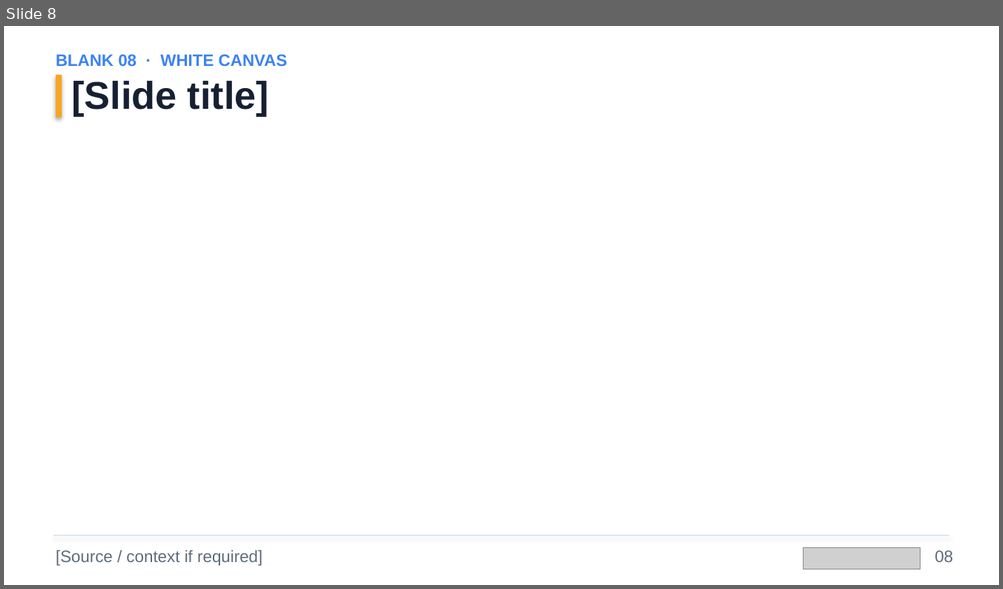
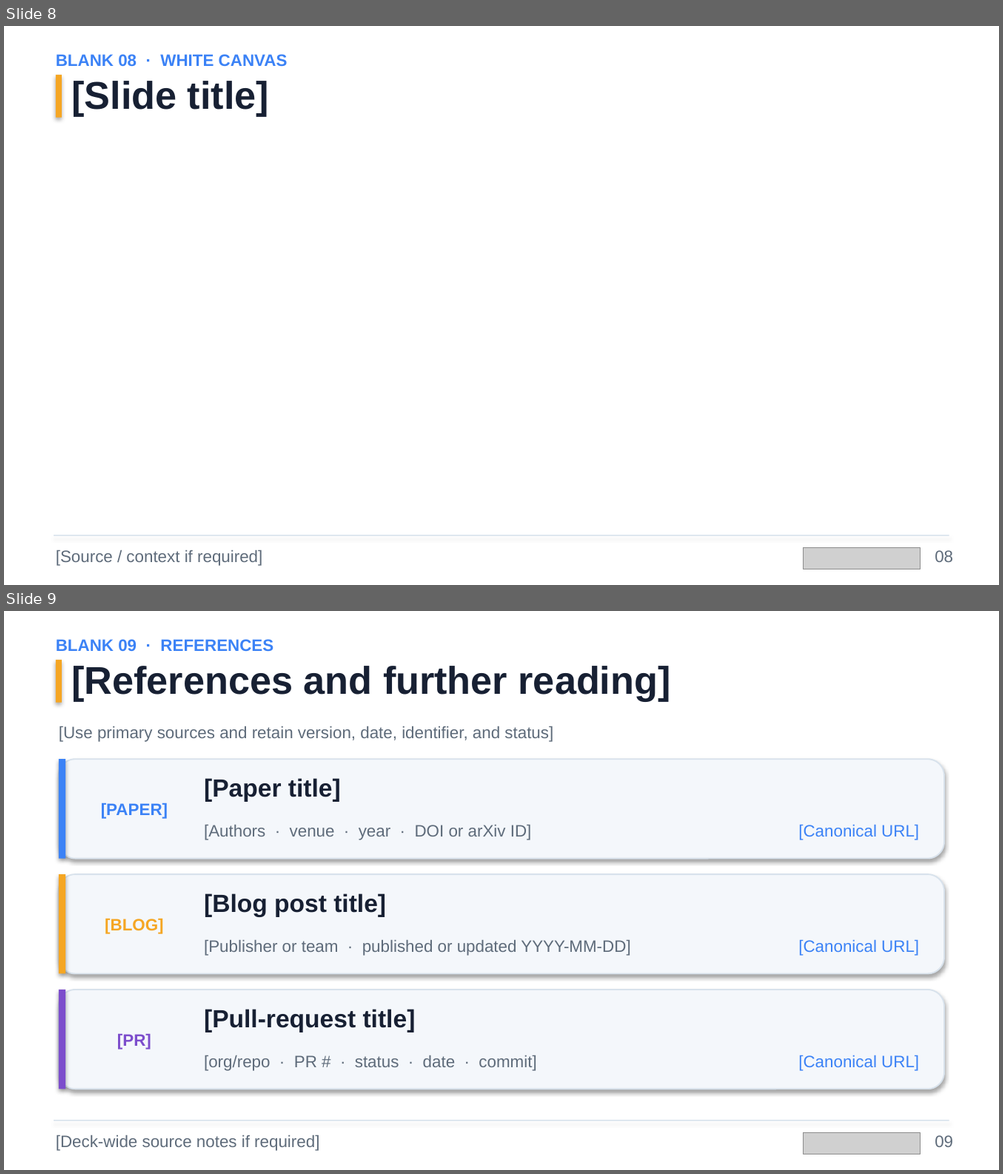
Before and after one commit to hsliuustc0106/hsliuustc0106-skills, a slide deck: skills/vllm-omni-deck/assets/vllm-omni-blank-template.pptx. Shown one above the other, each under a label of ours: slide 8 before the commit, slides 8 and 9 after it. The pictures are 1003x589 and 1003x1174 pixels, drawn with LibreOffice and Linux fonts; fonts in the diff are those of the drawing; grey boxes stand for pictures. Boxes give left, top, right and bottom in pixels: in the first picture for what was removed or moved away, otherwise in the second. Text is boxed around its words. In the diff, an @@ line names an element or a change of style, - is before the commit and + after.

Commit message:
Add references layout to vLLM-Omni deck

```diff
--- a/skills/vllm-omni-deck/assets/vllm-omni-blank-template.pptx
+++ b/skills/vllm-omni-deck/assets/vllm-omni-blank-template.pptx
@@ slide 9 added at bbox=[4, 611, 999, 1170], background #FFFFFF @@
@@ text added at bbox=[56, 639, 273, 651], 12 pt, text #3B82F6, bold @@
+BLANK 09 · REFERENCES
@@ rectangle added at bbox=[56, 660, 62, 703], fill #F5A623 @@
@@ text added at bbox=[71, 666, 671, 701], 28 pt, text #172033, bold @@
+[References and further reading]
@@ text added at bbox=[59, 726, 553, 742], 12 pt, text #5E6B7A @@
+[Use primary sources and retain version, date, identifier, and status]
@@ rounded rectangle added at bbox=[59, 759, 944, 859], fill #F4F7FB, outline #D8E2EC 1 pt @@
@@ rectangle added at bbox=[59, 759, 65, 859], fill #3B82F6 @@
@@ text added at bbox=[204, 778, 341, 801], 18 pt, text #172033, bold @@
+[Paper title]
@@ text added at bbox=[101, 803, 168, 819], 12 pt, text #3B82F6, bold @@
+[PAPER]
@@ text added at bbox=[204, 825, 532, 840], 12 pt, text #5E6B7A @@
+[Authors · venue · year · DOI or arXiv ID]
@@ text added at bbox=[798, 824, 919, 840], 12 pt, text #3B82F6 @@
+[Canonical URL]
@@ rounded rectangle added at bbox=[59, 874, 944, 974], fill #F4F7FB, outline #D8E2EC 1 pt @@
@@ rectangle added at bbox=[59, 874, 65, 974], fill #F5A623 @@
@@ text added at bbox=[204, 894, 386, 917], 18 pt, text #172033, bold @@
+[Blog post title]
@@ text added at bbox=[105, 918, 163, 934], 12 pt, text #F5A623, bold @@
+[BLOG]
@@ text added at bbox=[204, 940, 630, 956], 12 pt, text #5E6B7A @@
+[Publisher or team · published or updated YYYY-MM-DD]
@@ text added at bbox=[798, 940, 919, 956], 12 pt, text #3B82F6 @@
+[Canonical URL]
@@ rounded rectangle added at bbox=[59, 990, 944, 1089], fill #F4F7FB, outline #D8E2EC 1 pt @@
@@ rectangle added at bbox=[59, 990, 65, 1089], fill #7C4DCC @@
@@ text added at bbox=[204, 1009, 415, 1032], 18 pt, text #172033, bold @@
+[Pull-request title]
@@ text added at bbox=[117, 1034, 151, 1050], 12 pt, text #7C4DCC, bold @@
+[PR]
@@ text added at bbox=[204, 1056, 536, 1071], 12 pt, text #5E6B7A @@
+[org/repo · PR # · status · date · commit]
@@ text added at bbox=[798, 1055, 919, 1071], 12 pt, text #3B82F6 @@
+[Canonical URL]
@@ rectangle added at bbox=[54, 1120, 949, 1121], fill #D8E2EC @@
@@ text added at bbox=[56, 1136, 319, 1151], 12 pt, text #5E6B7A @@
+[Deck-wide source notes if required]
@@ picture added at bbox=[802, 1133, 920, 1154] @@
@@ text added at bbox=[934, 1136, 953, 1147], 12 pt, text #5E6B7A @@
+09
```
Also in this commit, not shown: 7 other files.
